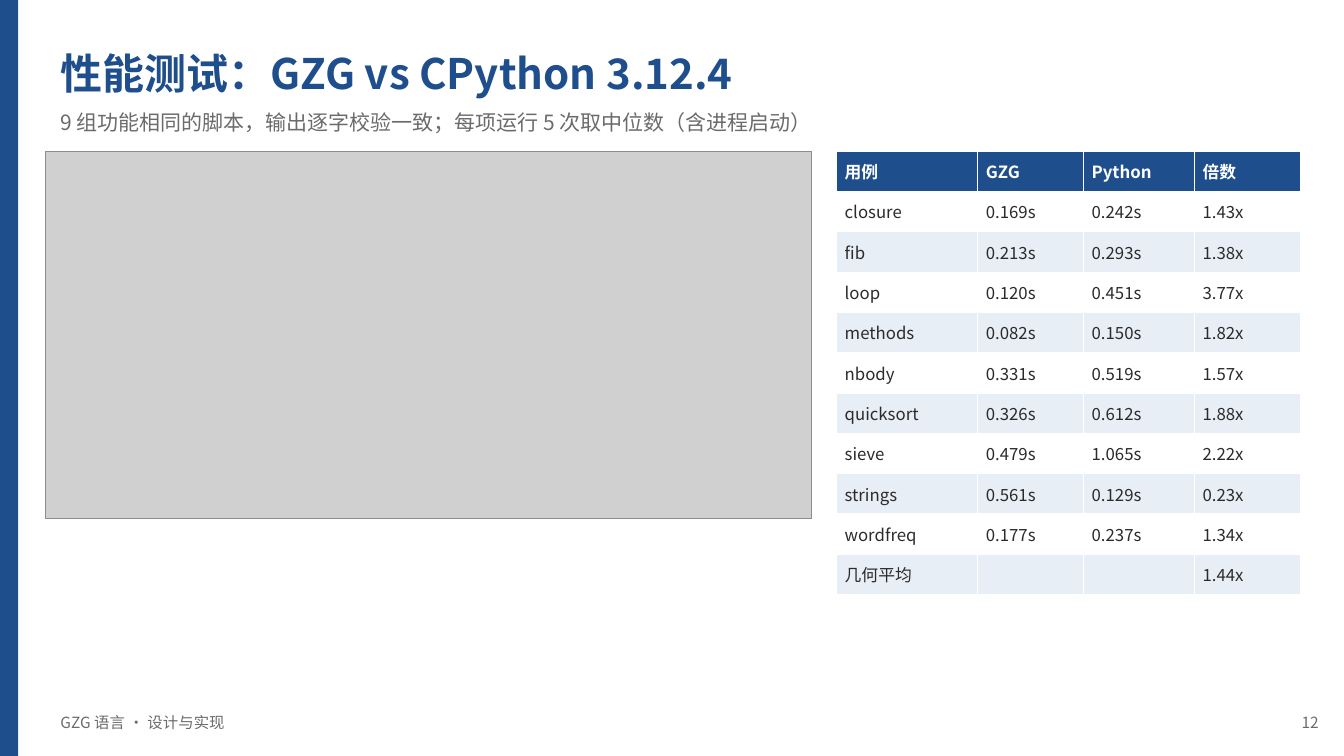
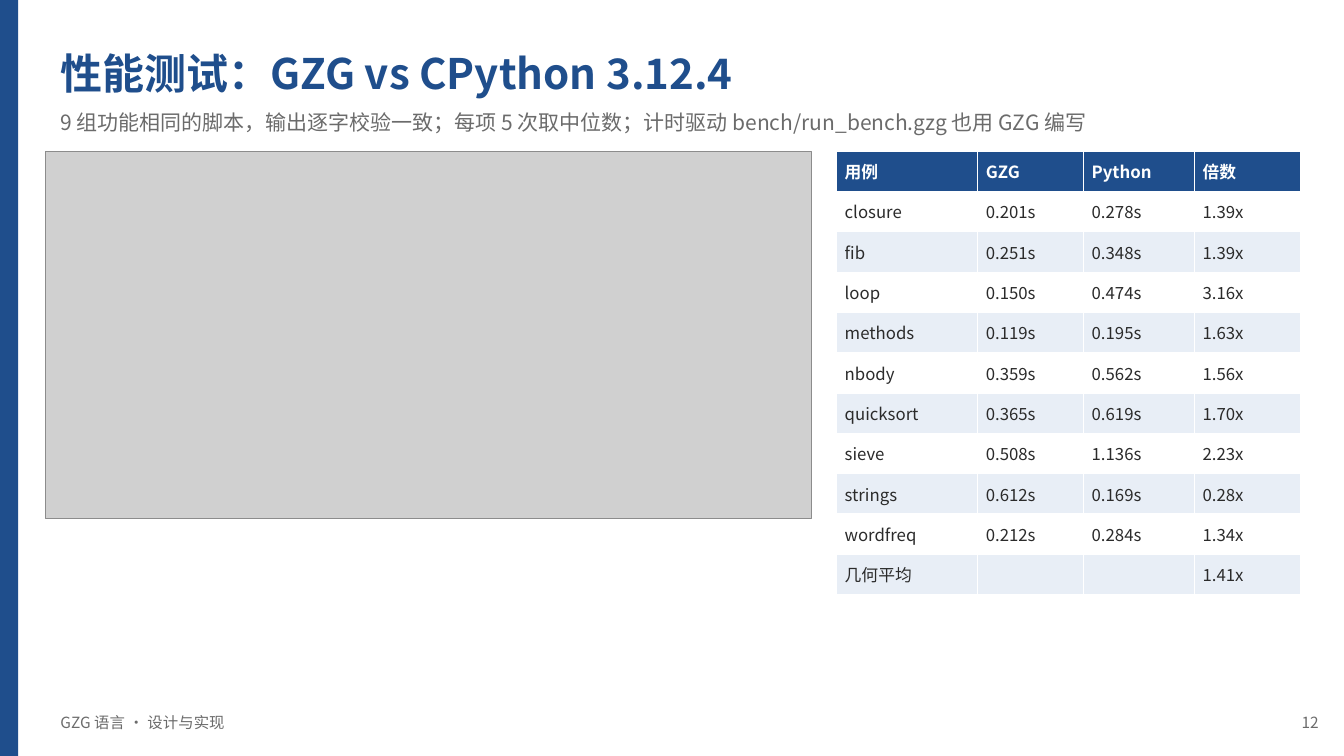
Before and after one commit to Lazyy-star/gzg-lang, a slide deck: slide 12 of docs/GZG语言介绍.pptx. Drawn at 1344x756 pixels with LibreOffice and Linux fonts; fonts in the diff are those of the drawing; grey boxes stand for pictures. Boxes give left, top, right and bottom in pixels: in the first picture for what was removed or moved away, otherwise in the second. Text is boxed around its words. In the diff, an @@ line names an element or a change of style, - is before the commit and + after.

```diff
--- a/docs/GZG语言介绍.pptx
+++ b/docs/GZG语言介绍.pptx
@@ text at <box>60,112,1086,135</box>: text changed @@
-9 组功能相同的脚本，输出逐字校验一致；每项运行 5 次取中位数（含进程启动）
+9 组功能相同的脚本，输出逐字校验一致；每项 5 次取中位数；计时驱动 bench/run_bench.gzg 也用 GZG 编写
@@ table at <box>837,151,1301,595</box> @@
-row 2: closure | 0.169s | 0.242s | 1.43x
+row 2: closure | 0.201s | 0.278s | 1.39x
-row 3: fib | 0.213s | 0.293s | 1.38x
+row 3: fib | 0.251s | 0.348s | 1.39x
-row 4: loop | 0.120s | 0.451s | 3.77x
+row 4: loop | 0.150s | 0.474s | 3.16x
-row 5: methods | 0.082s | 0.150s | 1.82x
+row 5: methods | 0.119s | 0.195s | 1.63x
-row 6: nbody | 0.331s | 0.519s | 1.57x
+row 6: nbody | 0.359s | 0.562s | 1.56x
-row 7: quicksort | 0.326s | 0.612s | 1.88x
+row 7: quicksort | 0.365s | 0.619s | 1.70x
-row 8: sieve | 0.479s | 1.065s | 2.22x
+row 8: sieve | 0.508s | 1.136s | 2.23x
-row 9: strings | 0.561s | 0.129s | 0.23x
+row 9: strings | 0.612s | 0.169s | 0.28x
-row 10, column 2: 0.177s
+row 10, column 2: 0.212s
-row 10, column 3: 0.237s
+row 10, column 3: 0.284s
-row 11, column 4: 1.44x
+row 11, column 4: 1.41x
```
Also in this commit, not shown: 4 other slides changed, 13 other files.
